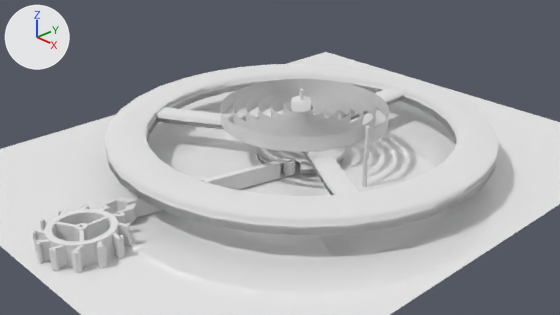
The Blender file clock.blend as it was, and as the next commit left it.
Rendered twice from the file's camera 'Camera'. Arrows for +X, +Y and +Z are at upper left; the lights stay in place.

Names of what the first picture shows: 'Spiral', '円柱', '円柱.002', '平面', '立方体.011'.
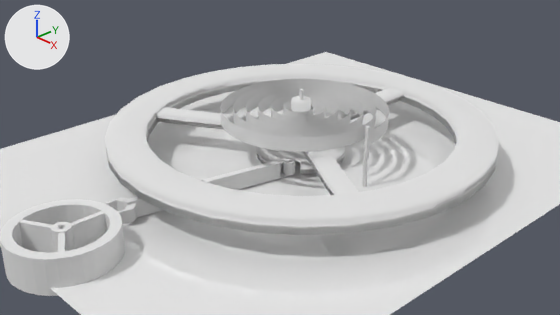
Boxes [x1, y1, x2, y2] around the edits, measured in the pictures (560 x 315 px):
'立方体.011', reshaped, moved, rescaled
    before: [33, 205, 132, 272]
    after: [0, 199, 125, 296]
part 1 of me_立方体_025, deleted
    before: [33, 205, 132, 272]
part 2 of me_立方体_025, cut back
    before: [80, 205, 103, 268]
part 3 of me_立方体_025, cut back
    before: [35, 239, 51, 261]

What the commit changed:
me_立方体_025 is used by ob_立方体_011; location (-0.002, -2.601, -0.146); rotation (0.0, 0.0, 1.442), in degrees (0, 0, 83); scale (0.0156, 0.0837, 0.0934).
Verts and faces of me_立方体_025; kept vertices keep their numbers, new ones are numbered from 472.
Before the commit, vertices of me_立方体_025: 96 (-16.2, -1.0, -1.0), 97 (-16.2, -1.0, 1.0) at pixel (56, 240), 98 (-25.5, 0.0, -1.0) at pixel (38, 261), 99 (-25.5, 0.0, 1.0) at pixel (35, 242), 100 (-15.2, -0.7, -1.0).
Before the commit, vertices of me_立方体_025: 101 (-15.2, -0.7, 1.0) at pixel (56, 238), 102 (-24.5, 0.3, -1.0) at pixel (38, 259), 103 (-24.5, 0.3, 1.0) at pixel (35, 240).
me_立方体_025 had 472 vertices, 298 faces and spanned x -25.5..25.8, y -4.8..4.8, z -1.2..1.2.
me_立方体_025 now has 285 vertices, 154 faces, 2 loose edges and spans x -19.2..19.5, y -3.6..3.6, z -1.2..1.2.
me_立方体_025 part 1: 21 loose pieces with 168 vertices, spanning x -25.5..25.8, y -4.8..4.8, z -1.0..1.0, are deleted.
Part 2, on me_立方体_025:
13 vertices are removed from x -2.0..13.4, y -4.8..4.2, z -1.0..1.0.
12 faces are deleted.
1 loose edge is added.
Part 3, on me_立方体_025:
Vertices deleted: 96 to 99, 102, 103 (with the faces that use them).
New loose edges: (100, 101).
Object '立方体.011' (ob_立方体_011) moves from (-0.002, -2.601, -0.146) to (0.0, -2.779, -0.146).
Object '立方体.011' (ob_立方体_011) is rescaled from (0.0156, 0.0837, 0.0934) to (0.0252, 0.135, 0.151).
